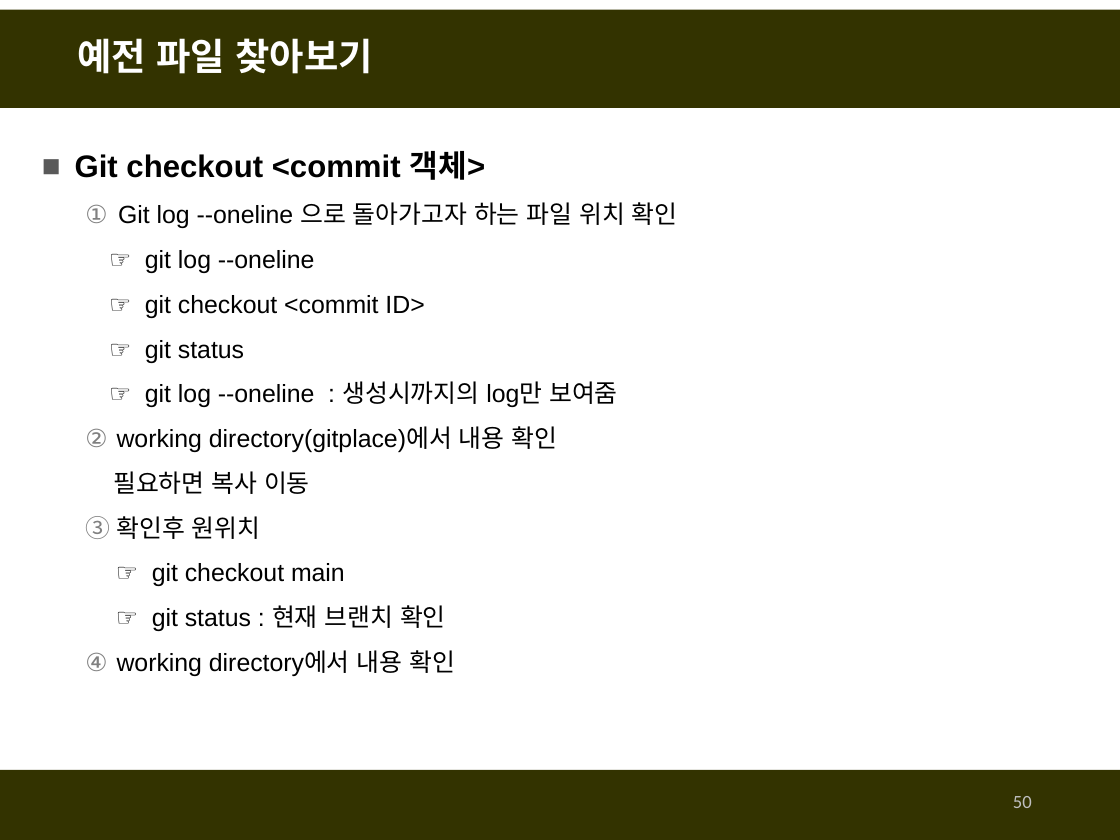
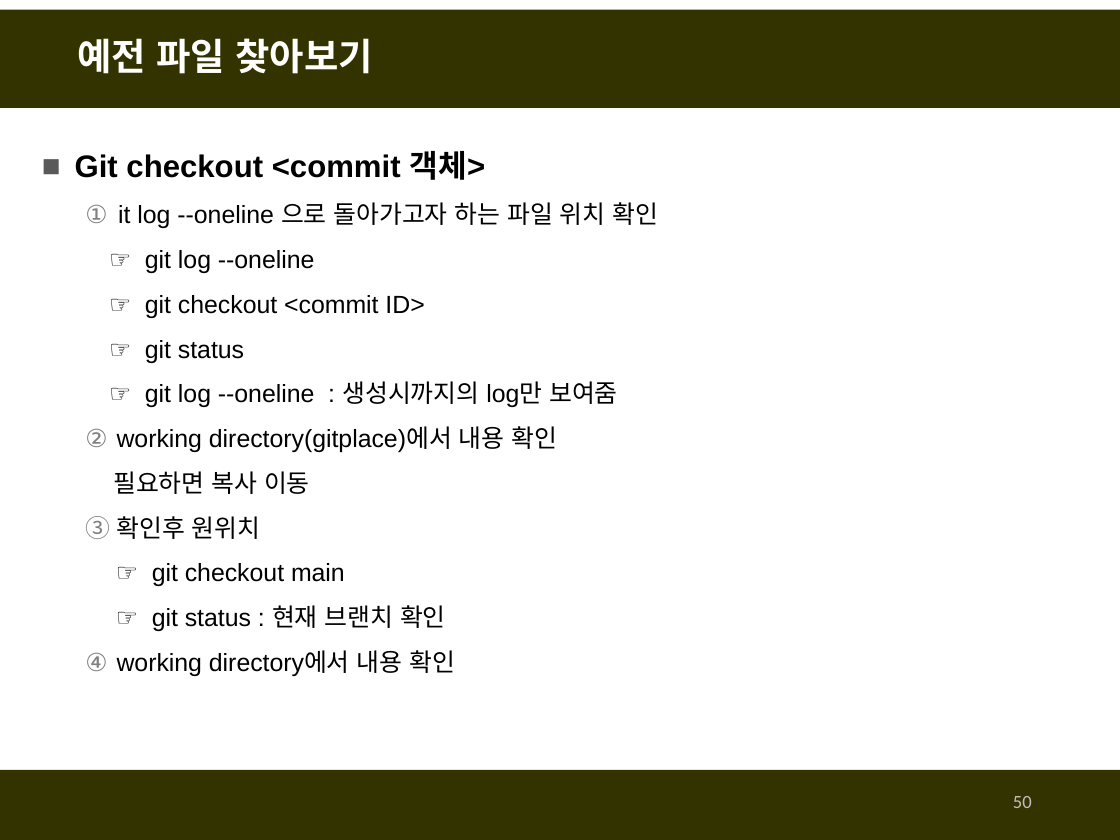
Before and after one commit to fasthill/github-lecture, a slide deck: slide 50 of git및github첫걸음.pptx. Drawn at 1120x840 pixels with LibreOffice and Linux fonts; fonts in the diff are those of the drawing. Boxes give left, top, right and bottom in pixels: in the first picture for what was removed or moved away, otherwise in the second. Text is boxed around its words. In the diff, an @@ line names an element or a change of style, - is before the commit and + after.

```diff
--- a/git및github첫걸음.pptx
+++ b/git및github첫걸음.pptx
@@ text at box(118, 202, 659, 228): text changed @@
-  1. Git log --oneline 으로 돌아가고자 하는 파일 위치 확인
+  1. it log --oneline 으로 돌아가고자 하는 파일 위치 확인
```
Also in this commit, not shown: 5 other slides changed, 4 slides added.
